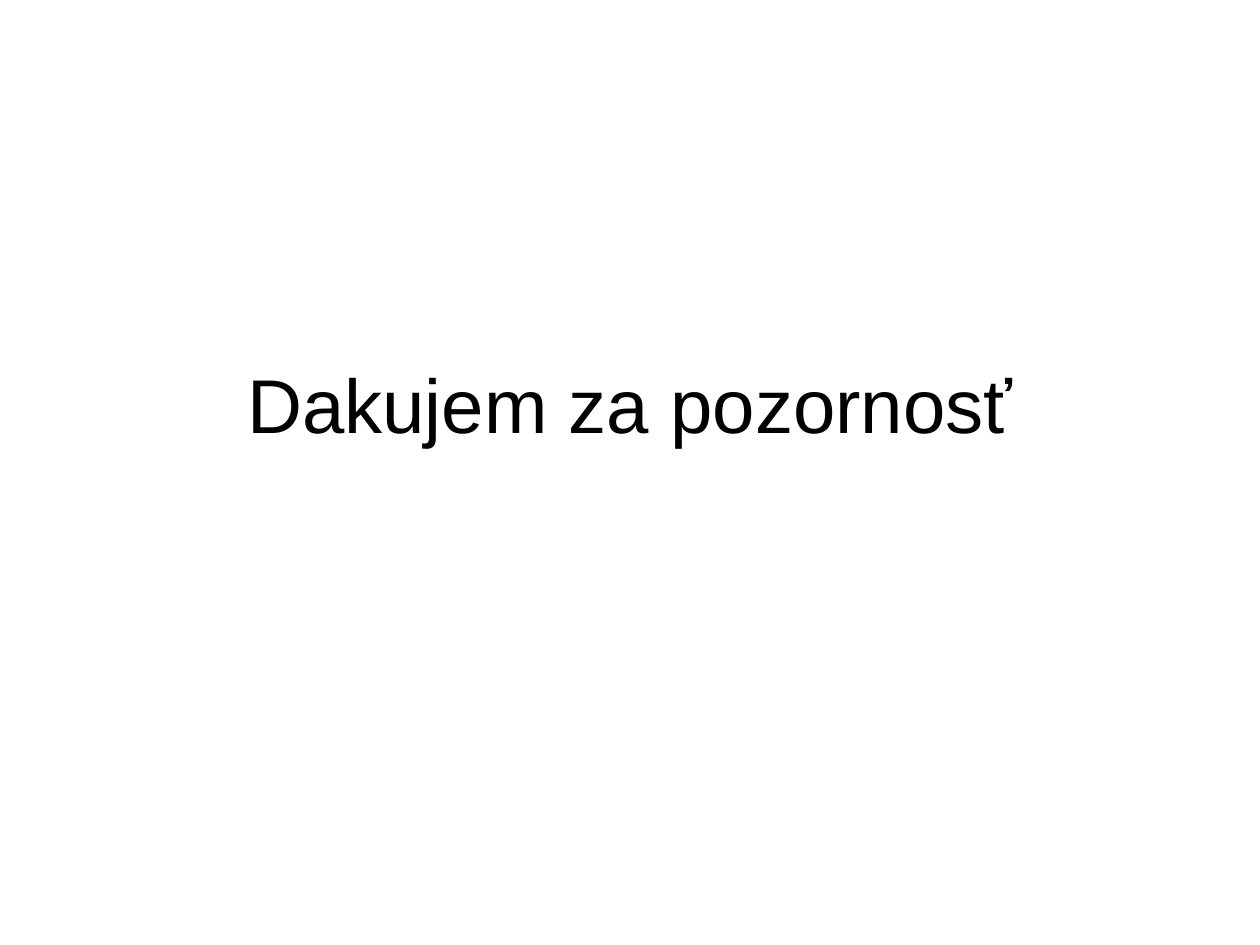
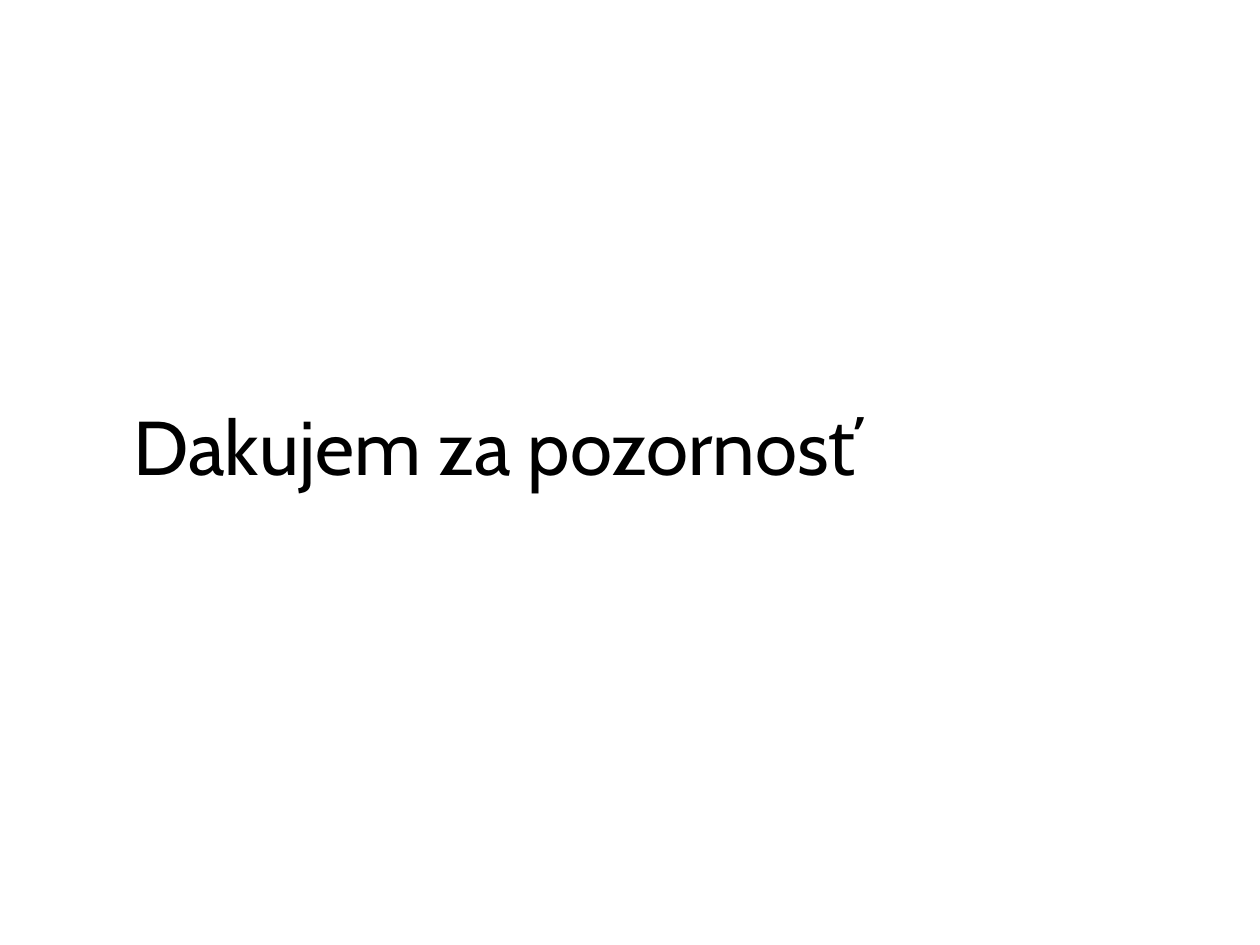
Before and after one commit to yin/syntaxer, a slide deck: slide 32 of obhajoba/bc2014-obhajoba15-prezentacia.odp (slide 9 before the commit). Drawn at 1260x945 pixels with LibreOffice and Linux fonts; fonts in the diff are those of the drawing; background and template pictures are left out. Boxes give left, top, right and bottom in pixels: in the first picture for what was removed or moved away, otherwise in the second. Text is boxed around its words. In the diff, an @@ line names an element or a change of style, - is before the commit and + after.

```diff
--- a/obhajoba/bc2014-obhajoba15-prezentacia.odp
+++ b/obhajoba/bc2014-obhajoba15-prezentacia.odp
@@ subtitle "Dakujem za pozornosť": place and size @@
-subtitle "Dakujem za pozornosť" at box(247, 377, 1012, 448)
+subtitle "Dakujem za pozornosť" at box(134, 418, 857, 492)
@@ subtitle "Dakujem za pozornosť" at box(134, 418, 857, 492): font Arial to Cabin @@
```
Also in this commit, not shown: 2 other slides changed, 32 slides added, 7 slides removed, 31 other files.
